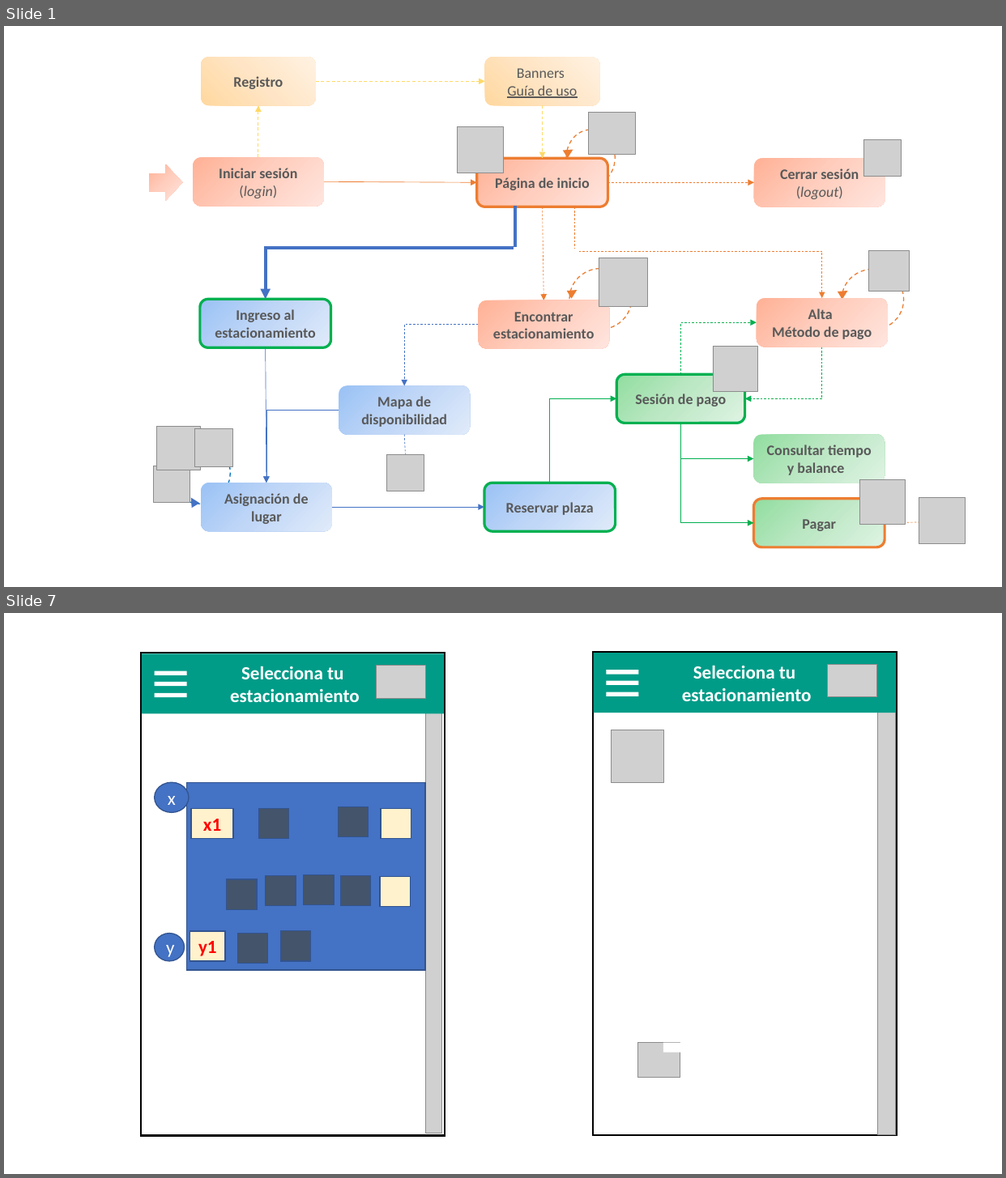
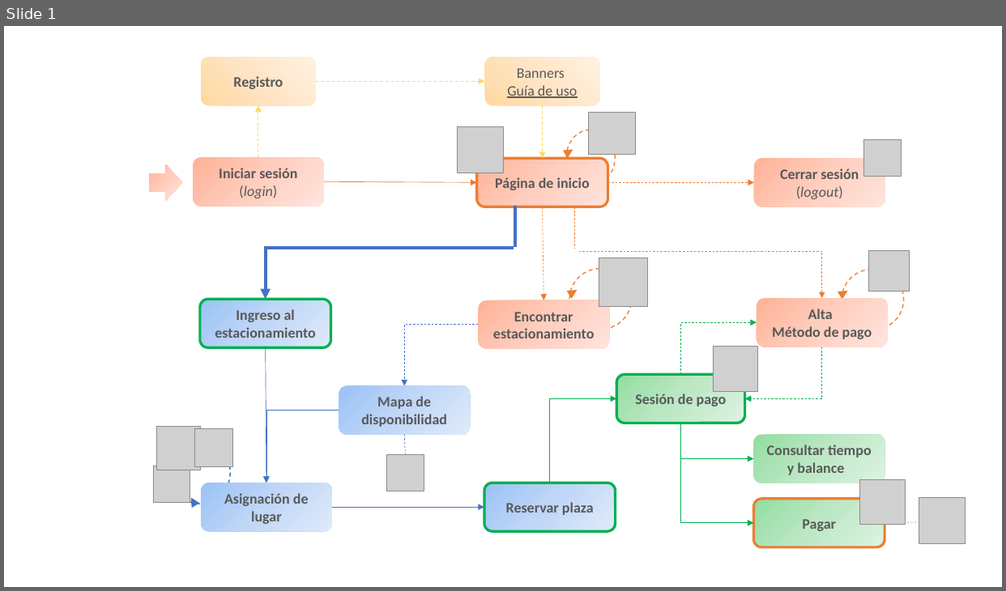
Before and after one commit to ajbeem/iotserver, a slide deck: documentation/MapaNavegacion.pptm. Shown one above the other, each under a label of ours: slides 1 and 7 before the commit, slide 1 after it; the slides between them are not shown. The pictures are 1006x1178 and 1006x591 pixels, drawn with LibreOffice and Linux fonts; fonts in the diff are those of the drawing; grey boxes stand for pictures. Boxes give left, top, right and bottom in pixels: in the first picture for what was removed or moved away, otherwise in the second. Text is boxed around its words. In the diff, an @@ line names an element or a change of style, - is before the commit and + after.

```diff
--- a/documentation/MapaNavegacion.pptm
+++ b/documentation/MapaNavegacion.pptm
@@ slide 7 removed at box(4, 613, 1002, 1174), background #FFFFFF @@
@@ rectangle removed at box(141, 653, 445, 1135) @@
@@ rectangle removed at box(593, 652, 897, 1135) @@
@@ picture removed at box(878, 679, 896, 1135) @@
@@ group removed at box(142, 654, 444, 714): 4 rectangles, 1 picture @@
-Selecciona tu
-estacionamiento
@@ group removed at box(593, 653, 896, 713): 4 rectangles, 1 picture @@
-Selecciona tu
-estacionamiento
@@ picture removed at box(425, 713, 443, 1133) @@
@@ picture removed at box(612, 730, 664, 783) @@
@@ ellipse removed at box(155, 782, 189, 812) @@
-x
@@ rectangle removed at box(187, 782, 425, 970) @@
@@ rectangle removed at box(338, 807, 368, 837) @@
@@ rectangle removed at box(191, 808, 233, 838) @@
-x1
@@ rectangle removed at box(259, 808, 289, 838) @@
@@ rectangle removed at box(381, 808, 411, 838) @@
@@ rectangle removed at box(226, 879, 256, 909) @@
@@ rectangle removed at box(266, 875, 296, 905) @@
@@ rectangle removed at box(304, 875, 334, 905) @@
@@ rectangle removed at box(341, 875, 371, 905) @@
@@ rectangle removed at box(380, 876, 410, 906) @@
@@ ellipse removed at box(155, 934, 185, 961) @@
-y
@@ rectangle removed at box(190, 931, 226, 961) @@
-y1
@@ rectangle removed at box(237, 934, 267, 964) @@
@@ rectangle removed at box(280, 931, 310, 961) @@
@@ picture removed at box(638, 1043, 681, 1078) @@
@@ rectangle removed at box(663, 1043, 706, 1053) @@
```
Also in this commit, not shown: 4 slides changed, 1 slide added, 4 other files.
